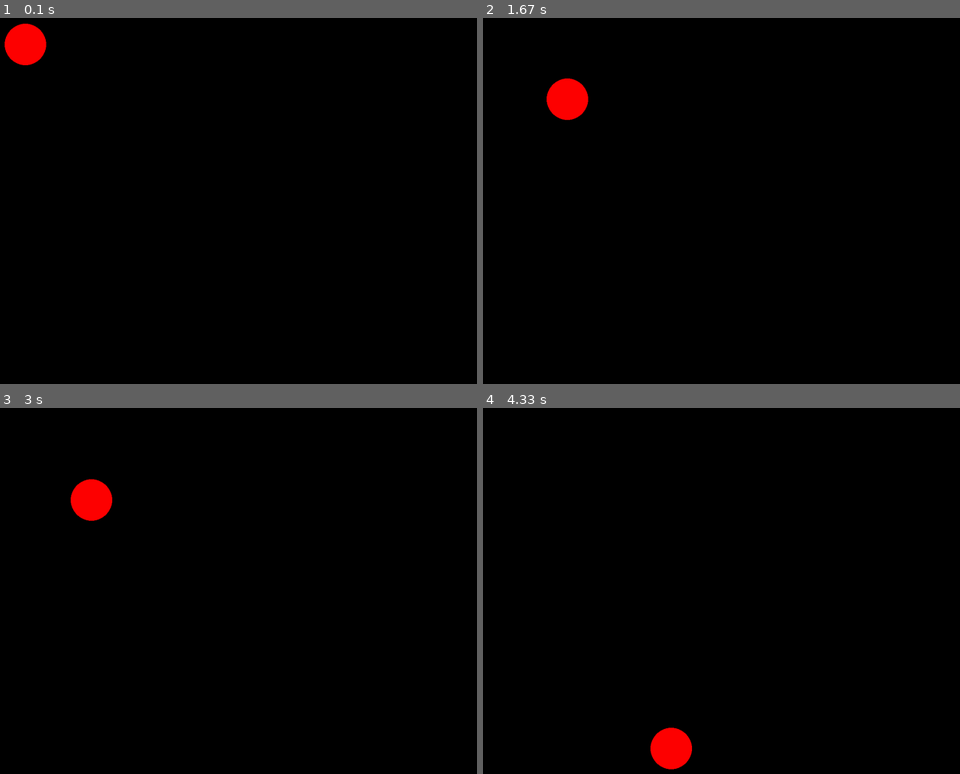
Above: before the commit, frames 1-4 (two rows, left to right).
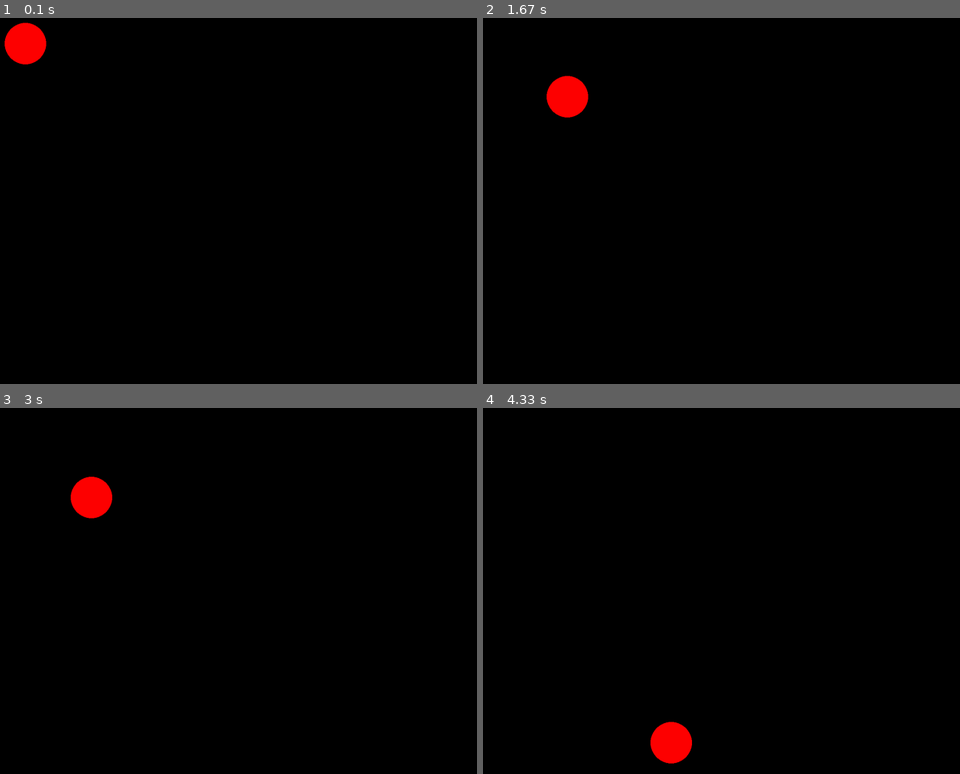
Above: after the commit, the same moments.

Repository: MestreLion/rainballs
Game: pygame game, started from rainballs.py
The game is run twice, just before and just after one commit, with the same random seed, the same clock (stepped at 60 frames per second) and the same inputs. The source is Python 2; it was converted automatically to run under Python 3.
Inputs:
- Up to frame 1 (0.1 s): no input
- Up to frame 2 (1.67 s): tap Space at 0.33, 0.73, 1.03, 1.23 s
- Up to frame 3 (3 s): tap Space at 1.77, 2.32 s
- Up to frame 4 (4.33 s): tap Space at 3.07 s; tap Enter at 3.88 s

The runs differ from the first frame. In frame 1, less than 0.1% of the frame differs, in the area x 0-10%, y 1-13%; in frame 2, 0.2%; in frame 3, 0.2%; in frame 4, 0.3%, in the area x 34-44%, y 85-99%.

Commit message:
several improvements

Diff:
--- a/rainballs.py
+++ b/rainballs.py
@@ -47,6 +47,7 @@
 # Render stuff
 SCREEN_SIZE = (1600, 900)     # Fullscreen ignores this and always use desktop resolution
 FPS = 0 if BENCHMARK else 60  # 0 for unbounded
+BG_COLOR = BLACK
 
 
 # Physics stuff - Units in pixels/second
@@ -65,6 +66,11 @@
 vel = [500, 0]
 
 
+# Some singletons
+args = None
+screen = None
+background = None
+balls = None
 
 
 class Args(object):
@@ -76,22 +82,29 @@
 
 
 class Ball(pygame.sprite.Sprite):
-    def __init__(self, color=WHITE, radius=1, pos=[0,0], velocity=[0,0]):
+    def __init__(self, color=WHITE, radius=10, position=None, velocity=None, density=1):
         super(Ball, self).__init__()
 
+        # Basic properties
+        self.color = color
         self.radius = radius
-        self.color = color
-        self.velocity = velocity
-
-        self.pos = pos
-
-        self.image = pygame.Surface(2*[radius*2])
-        pygame.draw.circle(self.image, color, 2*(radius,), radius)
+        self.pos = position[:] or [0, 0]
+        self.velocity = velocity[:] or [0, 0]
+        self.density = density
+
+        # Derived properties
+        self.area = self.radius * math.pi**2
+        self.mass = self.area * self.density
+        self.bounds = (screen.get_size()[0] - 2 * self.radius,
+                       screen.get_size()[1] - 2 * self.radius)
+
+        # Pygame sprite requirements
+        self.image = pygame.Surface(2*[self.radius*2])
         self.rect = self.image.get_rect()
         self.rect.x = int(self.pos[0])
         self.rect.y = int(self.pos[1])
-
-        self.bounds=(SCREEN_SIZE[0] - 2*self.radius, SCREEN_SIZE[1] - 2*self.radius)
+        pygame.draw.circle(self.image, color, 2*(self.radius,), self.radius)
+
 
     @property
     def on_ground(self):
@@ -100,27 +113,31 @@
     def update(self, elapsed):
         super(Ball, self).update()
 
-        # For now (perhaps forever), ignore real elapsed time and used a fixed dt
-        dt = elapsed  # Alternatives: TIMESTEP; 1; 1.0/FPS; 60.0/FPS; elapsed/TIMEFRAME
+        # dt should be constant and small, 1.0/60 is perfect. But I shall not enforce this here
+        dt = elapsed  # Alternatives: TIMESTEP; 1.0/FPS; 1.0/60
 
         def bounce():
-            self.printdata()
-            # Reflect velocity, dampered
-            self.velocity[i] *= -DAMPING[i]
+            self.printdata("before bounce")
+            # Reflect velocity prior to collision, dampered
+            self.velocity[i] = v * -DAMPING[i]
             # set to zero when low enough
             if abs(self.velocity[i]) < EPSILON_V:
                 self.velocity[i] = 0
+            self.printdata("after bounce")
 
         if self.velocity == [0, 0] and self.on_ground:
             return
 
         for i in [0, 1]:
+            # Save current values before any change
+            p, v = self.pos[i], self.velocity[i]
+
             # Apply gravity to velocity
             if not (self.on_ground and self.velocity[i] == 0):  # looks sooo hackish...
                 self.velocity[i] += GRAVITY[i] * dt
 
-            # Apply velocity to position
-            self.pos[i] += self.velocity[i] * dt
+            # Apply velocity to position, Velocity Verlet method
+            self.pos[i] += v * dt + GRAVITY[i] * dt**2 / 2.
 
             # Check lower boundary
             if self.pos[i] < 0:
@@ -136,35 +153,42 @@
         if self.on_ground and self.velocity[1] == 0:
             self.velocity[0] -= math.copysign(min(abs(self.velocity[0]),
                                                   abs(GRAVITY[1] * FRICTION * dt)),
-                                               self.velocity[0])  # self.velocity[0] * friction
+                                               self.velocity[0])
             # Make it stop if low enough
             if abs(self.velocity[0]) < EPSILON_V:
                 self.velocity[0] = 0
-            self.printdata()
 
         self.rect.x = int(self.pos[0])
         self.rect.y = int(self.pos[1])
 
-    def printdata(self):
+    def printdata(self, comment):
         if args.debug:
-            print "p=[%7.2f, %7.2f] v=[%7.2f, %7.2f]" % (self.pos[0], self.pos[1],
-                                                         self.velocity[0], self.velocity[1])
+            print "p=[%7.2f, %7.2f] v=[%7.2f, %7.2f] %s" % (
+                self.pos[0], self.pos[1],
+                self.velocity[0], self.velocity[1],
+                comment)
 
 
 
 
 def main():
+    global screen, background, balls
+
     pygame.init()
+    pygame.display.set_caption("Rain Balls")
+
     flags = 0
+    size = SCREEN_SIZE
     if args.fullscreen:
-        global SCREEN_SIZE
         flags = pygame.FULLSCREEN | pygame.HWSURFACE | pygame.DOUBLEBUF
-        SCREEN_SIZE = (pygame.display.Info().current_w,
-                       pygame.display.Info().current_h)
-    screen = pygame.display.set_mode(SCREEN_SIZE, flags)
-
-    background=pygame.Surface(screen.get_size())
-    background=background.convert()
+        size = (pygame.display.Info().current_w,
+                pygame.display.Info().current_h)
+        pygame.mouse.set_visible(False)
+    screen = pygame.display.set_mode(size, flags)
+
+    background = pygame.Surface(screen.get_size()).convert()
+    background.fill(BG_COLOR)
+    screen.blit(background, (0,0))
 
     ball = Ball(RED, radius, pos, vel)
     balls = pygame.sprite.Group(ball)
@@ -184,7 +208,7 @@
     clock = pygame.time.Clock()
     balls.update(0)
     render()
-    clock.tick(FPS)
+    elapsed = clock.tick(FPS)
 
     rendertimes = []
     updatetimes = []
@@ -202,11 +226,11 @@
                 elif event.key in [pygame.K_RETURN, pygame.K_KP_ENTER]:
                     play = not play
                     if args.debug and not play:
-                        ball.printdata()
+                        ball.printdata("Paused")
                 elif event.key == pygame.K_SPACE:
-                    ball.printdata()
                     if play:
                         play = False
+                        ball.printdata("Paused")
                     else:
                         play = step = True
                 elif event.key == pygame.K_ESCAPE:
@@ -214,7 +238,7 @@
 
         if play:
             t1 = pygame.time.get_ticks()
-            balls.update(TIMESTEP)  # real: clock.get_time()/1000.0
+            balls.update(TIMESTEP)  # real: elapsed/1000.0
             t2 = pygame.time.get_ticks()
             render()
             t3 = pygame.time.get_ticks()
@@ -234,12 +258,13 @@
                     framecounter = 0
             if step:
                 play = step = False
-
-        clock.tick(FPS)
+                ball.printdata("Frame")
+
+        elapsed = clock.tick(FPS)
         if args.benchmark and pygame.time.get_ticks() > 5000:
             done = True
 
-    if args.benchmark or args.debug:
+    if fpslist and (args.benchmark or args.debug):
         print sum(fpslist)/len(fpslist)
     pygame.quit()
     return True
